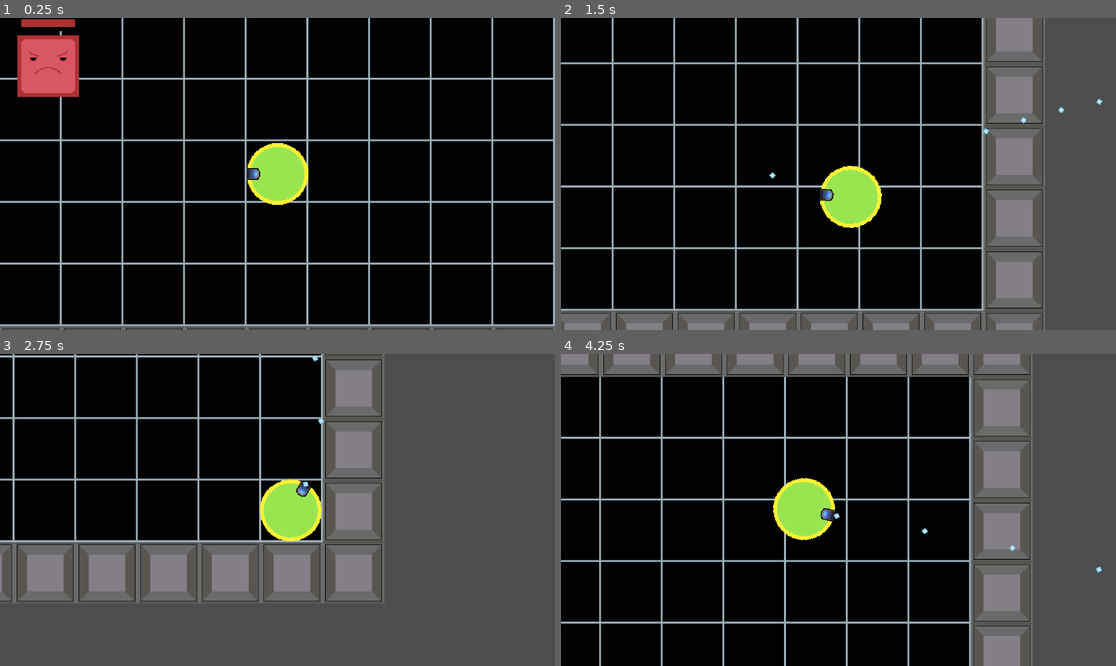
Above: before the commit, frames 1-4 (two rows, left to right).
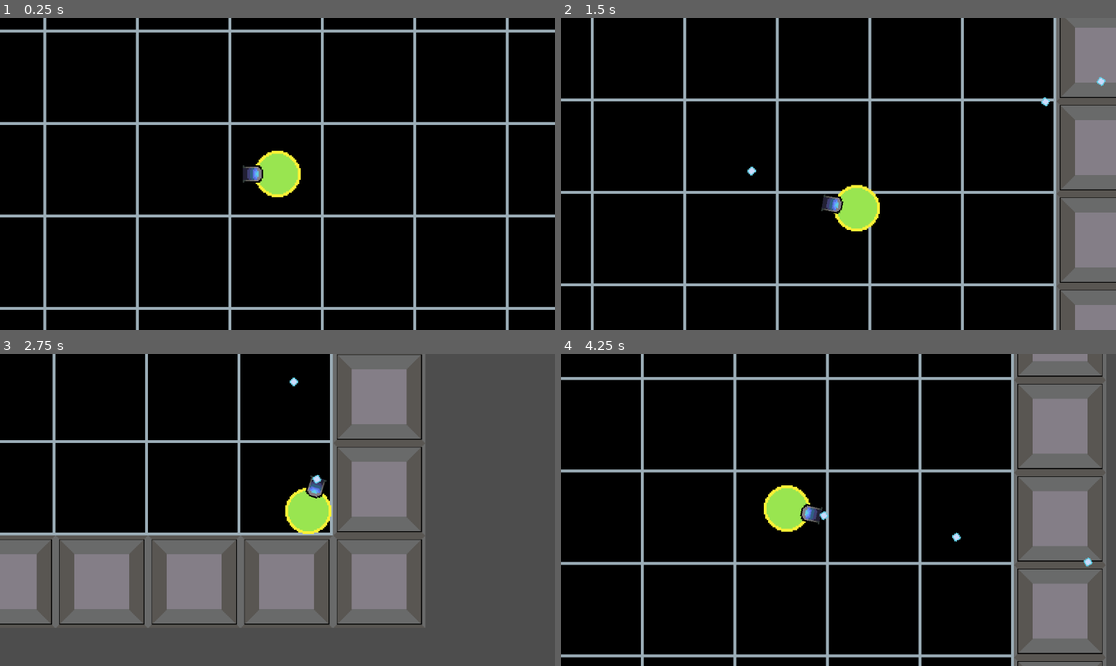
Above: after the commit, the same moments.

Repository: Mooballoono/Geometrical-Fighting
Game: Godot game, scene res://scenes/main.tscn
Two runs of this game, one before a commit and one after it. Both use one fixed random seed, a clock stepped at 60 frames per second and the inputs below.
Inputs (mouse positions are in pixels of both pictures, inside the frame that each line leads up to):
- Up to frame 1 (0.25 s): no input
- Up to frame 2 (1.5 s): tap Enter at 0.5 s; move the mouse to (960, 158) at 0.52 s; press the mouse at (960, 158) at 0.53 s; hold D (right) 0.53-1.28 s; move the mouse to (727, 189) at 1.27 s; release the mouse at (727, 189) at 1.28 s; hold S (down) from 1.28 s (still down); click (727, 189) at 1.35 s
- Up to frame 3 (2.75 s): move the mouse to (333, 441) at 2.02 s; release S (down) at 2.03 s; press the mouse at (333, 441) at 2.03 s; hold D (right) from 2.03 s (still down)
- Up to frame 4 (4.25 s): move the mouse to (810, 572) at 2.77 s; release D (right) at 2.78 s; release the mouse at (810, 572) at 2.78 s; hold W (up) 2.78-3.53 s; click (810, 572) at 2.85 s; move the mouse to (1005, 556) at 3.52 s; press the mouse at (1005, 556) at 3.53 s; hold A (left) from 3.53 s (still down)

The runs differ from the first frame. In frame 1, 19% of the frame differs, in the area x 0-100%, y 0-100%; in frame 2, 37%; in frame 3, 25%; in frame 4, 35%.

Commit message:
replaced some sprites and started working on the normal enemies

Diff:
--- a/project.godot
+++ b/project.godot
@@ -14,6 +14,10 @@
 run/main_scene="res://scenes/main.tscn"
 config/features=PackedStringArray("4.2", "Mobile")
 config/icon="res://icon.svg"
+
+[autoload]
+
+Global="*res://scripts/Global.gd"
 
 [input]
 
--- /dev/null
+++ b/scenes/enemies/enemy1.tscn
@@ -0,0 +1,45 @@
+[gd_scene load_steps=8 format=3 uid="uid://no1oskrrh10w"]
+
+[ext_resource type="Script" path="res://scenes/enemies/enemy1.gd" id="1_7sqhy"]
+[ext_resource type="Texture2D" uid="uid://b0gcnx404sen0" path="res://graphics/enemy1.png" id="1_baj0a"]
+[ext_resource type="Texture2D" uid="uid://f67kub5rjo1e" path="res://graphics/health_bar/health_bar_0003.png" id="2_6wqcy"]
+[ext_resource type="Texture2D" uid="uid://dhrjr8ov2q7oh" path="res://graphics/health_bar/health_bar_0002.png" id="3_3bovg"]
+[ext_resource type="Texture2D" uid="uid://c558lodr176d1" path="res://graphics/health_bar/health_bar_progress.png" id="4_monwp"]
+
+[sub_resource type="RectangleShape2D" id="RectangleShape2D_l165q"]
+size = Vector2(32, 32)
+
+[sub_resource type="CircleShape2D" id="CircleShape2D_uf0db"]
+radius = 407.044
+
+[node name="Node2D" type="RigidBody2D" groups=["ENEMIES"]]
+gravity_scale = 0.0
+lock_rotation = true
+script = ExtResource("1_7sqhy")
+
+[node name="Sprite2D" type="Sprite2D" parent="."]
+texture = ExtResource("1_baj0a")
+
+[node name="TextureProgressBar" type="TextureProgressBar" parent="."]
+offset_left = -31.0
+offset_top = -61.0
+offset_right = 33.0
+offset_bottom = 3.0
+value = 100.0
+texture_under = ExtResource("2_6wqcy")
+texture_over = ExtResource("3_3bovg")
+texture_progress = ExtResource("4_monwp")
+texture_progress_offset = Vector2(4, 0)
+
+[node name="CollisionShape2D" type="CollisionShape2D" parent="."]
+shape = SubResource("RectangleShape2D_l165q")
+
+[node name="Area2D" type="Area2D" parent="."]
+
+[node name="CollisionShape2D" type="CollisionShape2D" parent="Area2D"]
+shape = SubResource("CircleShape2D_uf0db")
+
+[connection signal="body_entered" from="." to="." method="_on_body_entered"]
+[connection signal="body_exited" from="." to="." method="_on_body_exited"]
+[connection signal="body_entered" from="Area2D" to="." method="_on_area_2d_body_entered"]
+[connection signal="body_exited" from="Area2D" to="." method="_on_area_2d_body_exited"]
--- a/scenes/main.tscn
+++ b/scenes/main.tscn
@@ -1,9 +1,10 @@
-[gd_scene load_steps=8 format=3 uid="uid://gml67recnequ"]
+[gd_scene load_steps=9 format=3 uid="uid://gml67recnequ"]
 
 [ext_resource type="Script" path="res://scripts/main.gd" id="1_7jncj"]
 [ext_resource type="Texture2D" uid="uid://b2drhb6wiwcgy" path="res://graphics/grid.png" id="1_ho841"]
 [ext_resource type="Texture2D" uid="uid://bsyov2jlny8og" path="res://graphics/wall.png" id="2_2dll6"]
 [ext_resource type="PackedScene" uid="uid://bs088ww010jfq" path="res://scenes/player.tscn" id="2_ayd13"]
+[ext_resource type="PackedScene" uid="uid://no1oskrrh10w" path="res://scenes/enemies/enemy1.tscn" id="5_7kub3"]
 
 [sub_resource type="TileSetAtlasSource" id="TileSetAtlasSource_24d04"]
 texture = ExtResource("1_ho841")
@@ -36,10 +37,14 @@
 position = Vector2(576, 324)
 
 [node name="Camera2D" type="Camera2D" parent="Player"]
+zoom = Vector2(1.5, 1.5)
 position_smoothing_enabled = true
 
 [node name="Projectiles" type="Node2D" parent="."]
 
 [node name="Enemies" type="Node2D" parent="."]
 
+[node name="Node2D" parent="Enemies" instance=ExtResource("5_7kub3")]
+position = Vector2(156, 183)
+
 [connection signal="bullet" from="Player" to="." method="_on_player_bullet"]
--- a/scenes/player.tscn
+++ b/scenes/player.tscn
@@ -1,20 +1,25 @@
-[gd_scene load_steps=4 format=3 uid="uid://bs088ww010jfq"]
+[gd_scene load_steps=5 format=3 uid="uid://bs088ww010jfq"]
 
 [ext_resource type="Script" path="res://scripts/player.gd" id="1_0mp3k"]
-[ext_resource type="Texture2D" uid="uid://8sdmp3vfxjk6" path="res://graphics/player.png" id="1_onjm7"]
+[ext_resource type="Texture2D" uid="uid://blr606htjif32" path="res://graphics/player1.png" id="2_4fgy1"]
+[ext_resource type="Texture2D" uid="uid://bdqf1vpppgpk1" path="res://graphics/gun1.png" id="3_o36i4"]
 
 [sub_resource type="CircleShape2D" id="CircleShape2D_ouei0"]
-radius = 33.0
+radius = 17.0
 
 [node name="Player" type="CharacterBody2D"]
 scale = Vector2(2, 2)
 script = ExtResource("1_0mp3k")
 
 [node name="PlayerImage" type="Sprite2D" parent="."]
-texture = ExtResource("1_onjm7")
+texture = ExtResource("2_4fgy1")
 
-[node name="BulletSpawn" type="Marker2D" parent="PlayerImage"]
-position = Vector2(0, -23)
+[node name="GunImage" type="Sprite2D" parent="."]
+position = Vector2(0, -17)
+texture = ExtResource("3_o36i4")
+
+[node name="BulletSpawn" type="Marker2D" parent="GunImage"]
+position = Vector2(0, 2.5)
 
 [node name="CollisionShape2D" type="CollisionShape2D" parent="."]
 shape = SubResource("CircleShape2D_ouei0")
--- /dev/null
+++ b/scripts/Global.gd
@@ -0,0 +1,3 @@
+extends Node
+
+var player = null
--- /dev/null
+++ b/scripts/enemy1.gd
@@ -0,0 +1,22 @@
+extends RigidBody2D
+
+const max_health: int = 3
+var health: float = 3
+var health_percent: float = 1
+var run_speed: float = 100
+var collide = true
+
+func _ready():
+	position = position
+
+func _process(delta):
+	if Global.player != null:
+		position += position.direction_to(Global.player.position) * run_speed * delta
+		#apply_central_impulse(position.direction_to(player.position) * run_speed * delta)
+
+func hit(damage):
+	health -= damage
+	health_percent = float(health/max_health)
+	$TextureProgressBar.set_value(ceil(health_percent*100))
+	if health <= 0:
+		queue_free()
--- a/scripts/player.gd
+++ b/scripts/player.gd
@@ -5,17 +5,21 @@
 var can_shoot: bool = true
 var speed: int = 400
 
-func _process(_delta):
+func _ready():
+	Global.player = self
+
+func _process(delta):
 	var direction: Vector2 = Input.get_vector("left","right","up","down")
 	velocity = direction * speed
-	move_and_slide()
-	$PlayerImage.rotation_degrees = rad_to_deg(get_global_mouse_position().angle_to_point(position))-90
+	move_and_collide(velocity*delta)
+	rotation_degrees = rad_to_deg(get_global_mouse_position().angle_to_point(position))-90
+	$PlayerImage.rotation_degrees = (rad_to_deg(get_global_mouse_position().angle_to_point(position))-90)*-1
 
 	if Input.is_action_pressed("primary") and can_shoot:
 		var player_direction = (get_global_mouse_position() - position).normalized()
 		can_shoot = false
 		$ShootTimer.start()
-		bullet.emit($PlayerImage/BulletSpawn.global_position ,player_direction)
+		bullet.emit($GunImage/BulletSpawn.global_position ,player_direction)
 
 func _on_shoot_timer_timeout():
 	can_shoot = true
Binary file added: graphics/enemy1.png
Not shown, added: graphics/enemy1.png.import
Binary file added: graphics/gun1.png
Not shown, added: graphics/gun1.png.import
Binary file added: graphics/player1.png
Not shown, added: graphics/player1.png.import
Not shown: 2 places in scenes/enemies/boss1.tscn that only renumber resources
